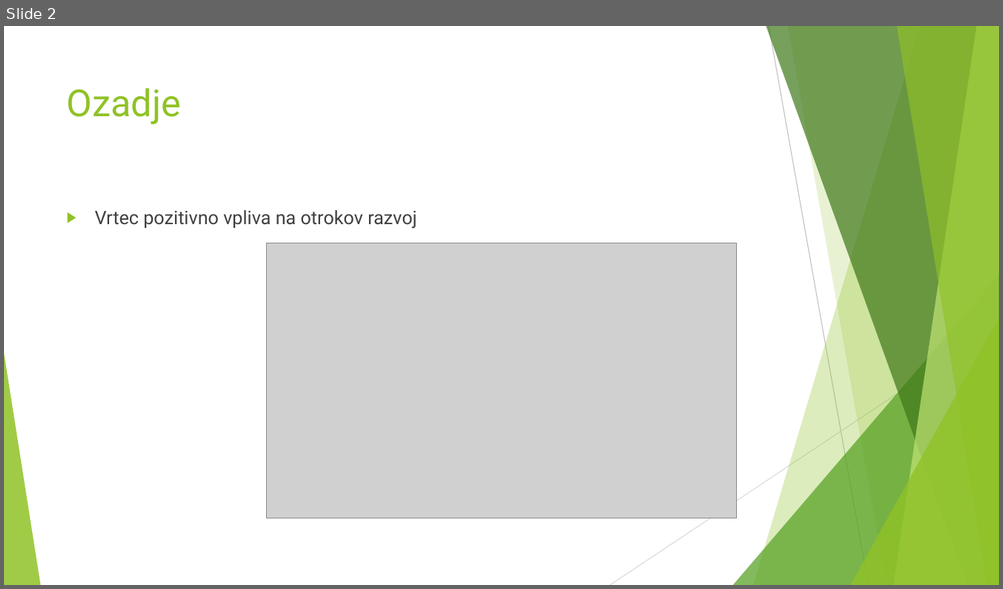
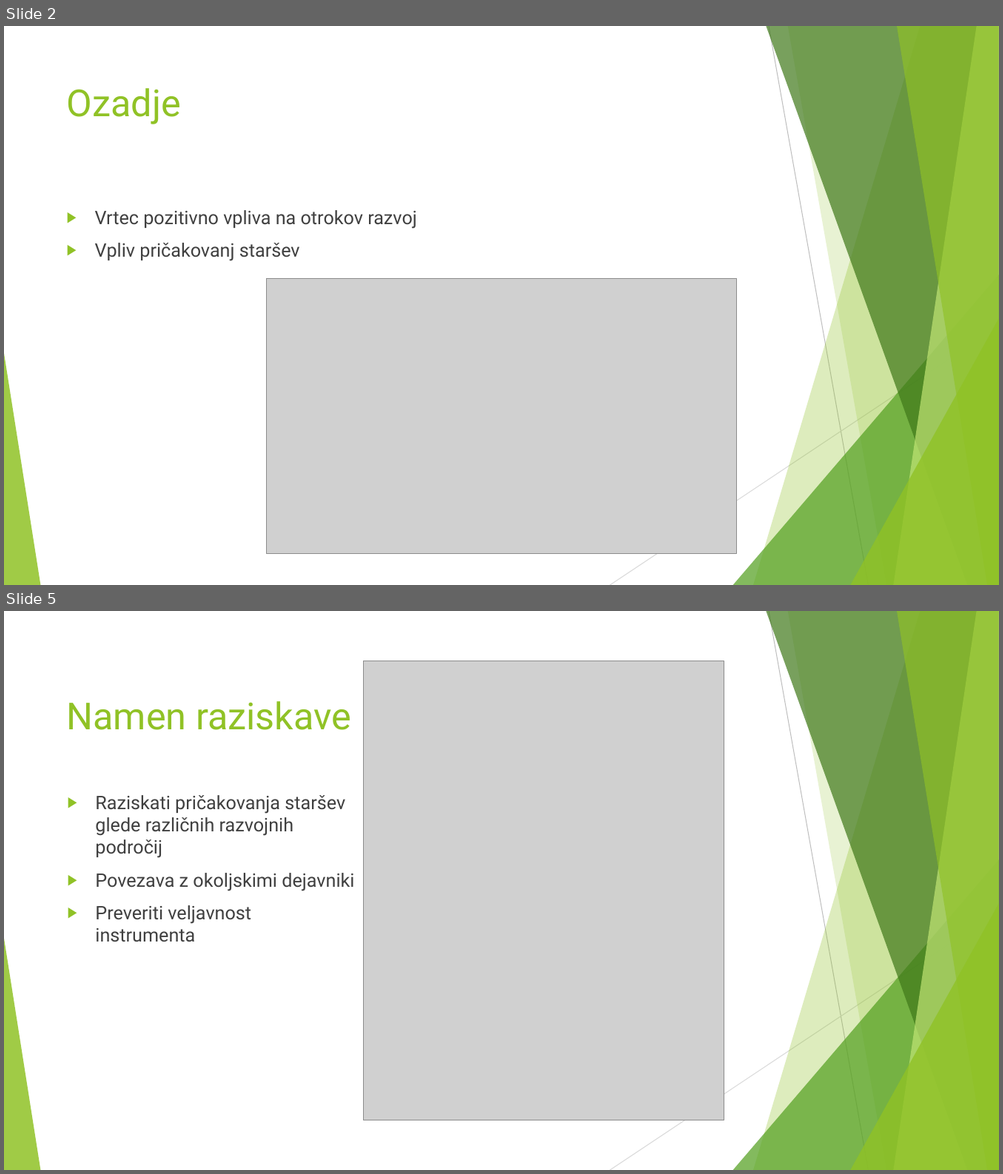
Before and after one commit to borbregant/Doktorat_all, a slide deck: stemberger/predstavitev.pptx. Shown one above the other, each under a label of ours: slide 2 before the commit, slides 2 and 5 after it; the slides between them are not shown. The pictures are 1003x589 and 1003x1174 pixels, drawn with LibreOffice and Linux fonts; fonts in the diff are those of the drawing; grey boxes stand for pictures. Boxes give left, top, right and bottom in pixels: in the first picture for what was removed or moved away, otherwise in the second. Text is boxed around its words. In the diff, an @@ line names an element or a change of style, - is before the commit and + after.

```diff
--- a/stemberger/predstavitev.pptx
+++ b/stemberger/predstavitev.pptx
@@ slide 5 added at bbox=[4, 611, 999, 1170], background #FFFFFF; not listed: 10 template elements that a slide beside it also shows @@
@@ picture added at bbox=[364, 661, 724, 1122] @@
@@ title added at bbox=[67, 701, 351, 730], 36 pt, text #90C226 @@
+Namen raziskave
@@ text added at bbox=[95, 795, 354, 943], 18 pt, text #404040 @@
+▶ Raziskati pričakovanja staršev glede različnih razvojnih področij
+▶ Povezava z okoljskimi dejavniki
+▶ Preveriti veljavnost instrumenta
@@ slide 2 changed as well @@
@@ text at bbox=[95, 243, 300, 261]: paragraph added @@
+▶ Vpliv pričakovanj staršev
@@ picture: place and size @@
-picture at bbox=[267, 243, 737, 518]
+picture at bbox=[267, 279, 737, 554]
```
Also in this commit, not shown: 6 other slides changed, 14 other slides added, 4 slides removed, 32 other files.
